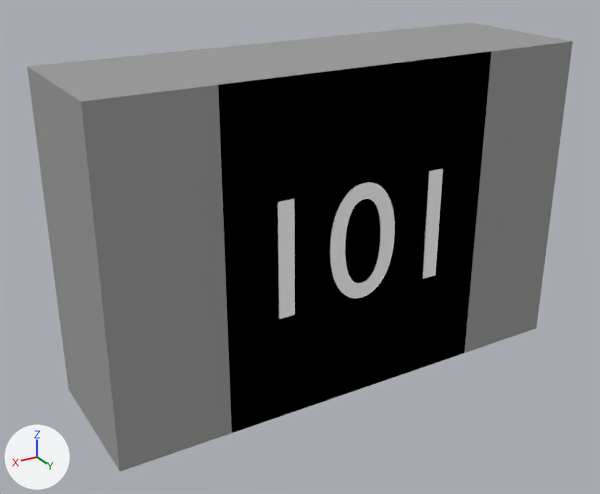
A saved change to the Blender file Pcb/Resistors/Smd_0805/3D_View/8k2_0805.blend.
Before and after are seen from a 50 mm camera at (0.695, 1.221, 0.501) aimed at (0.038, 0.126, -0.046). The axes (+X, +Y, +Z) are drawn at lower left. The lights are the same throughout.

Before the edit, the objects in view are built like this:
```python
me_shapeindexedfaceset = bpy.data.meshes.new('ShapeIndexedFaceSet')
me_shapeindexedfaceset.from_pydata(...)  # 17 vertices, 13 faces; spans x -0.415..0.415, y -0.27..0.27, z 0.0..0.25
me_shapeindexedfaceset.materials.append(mat_main_chassis)  # grey #9e9e9e
me_shapeindexedfaceset_002 = bpy.data.meshes.new('ShapeIndexedFaceSet.002')
me_shapeindexedfaceset_002.from_pydata([(0.0, 0.0, 0.0), (-0.235, -0.27, 0.25), (-0.235, 0.27, 0.25), (0.235, 0.27, 0.25), (0.235, -0.27, 0.25)], [], [(1, 4, 3, 2)])
me_shapeindexedfaceset_002.materials.append(mat_middle)  # black #000000
txt_text = bpy.data.curves.new('Text', 'FONT')
txt_text.body = '101'
txt_text.materials.append(mat_text)  # white #ffffff
txt_text.extrude = 0.007
ob_shapeindexedfaceset_001 = bpy.data.objects.new('ShapeIndexedFaceSet.001', me_shapeindexedfaceset_002)
ob_shapeindexedfaceset_001.location = (0.0, 0.0, 0.0)
ob_shapeindexedfaceset_001.rotation_euler = (1.571, 0.0, 3.142)  # degrees (90, 0, 180)
ob_shapeindexedfaceset_002 = bpy.data.objects.new('ShapeIndexedFaceSet.002', me_shapeindexedfaceset)
ob_shapeindexedfaceset_002.location = (0.0, 0.0, 0.0)
ob_shapeindexedfaceset_002.rotation_euler = (1.571, 0.0, 3.142)  # degrees (90, 0, 180)
ob_text = bpy.data.objects.new('Text', txt_text)
ob_text.location = (0.205, 0.25, -0.094)
ob_text.rotation_euler = (1.571, 0.0, 3.142)  # degrees (90, 0, 180)
ob_text.scale = (0.274, 0.274, 0.274)
```
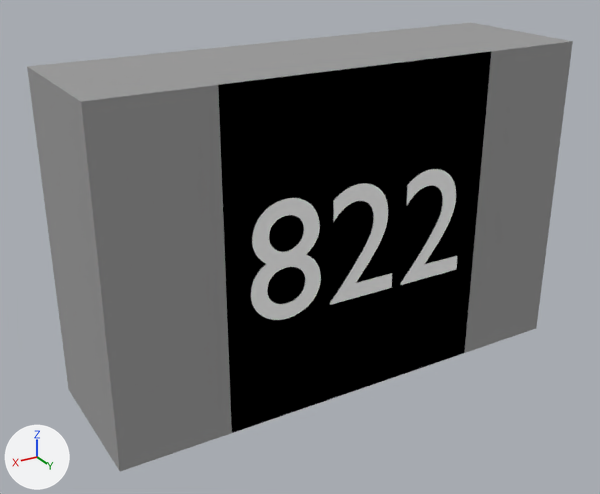
The change in detail:
In text 'Text' (txt_text), body goes from '101' to '822'.

Boxes (x1, y1, x2, y2) around the edits, measured in the pictures (600 x 494 px):
'Text', text changed: before (278, 169, 443, 319); after (251, 169, 457, 320)
